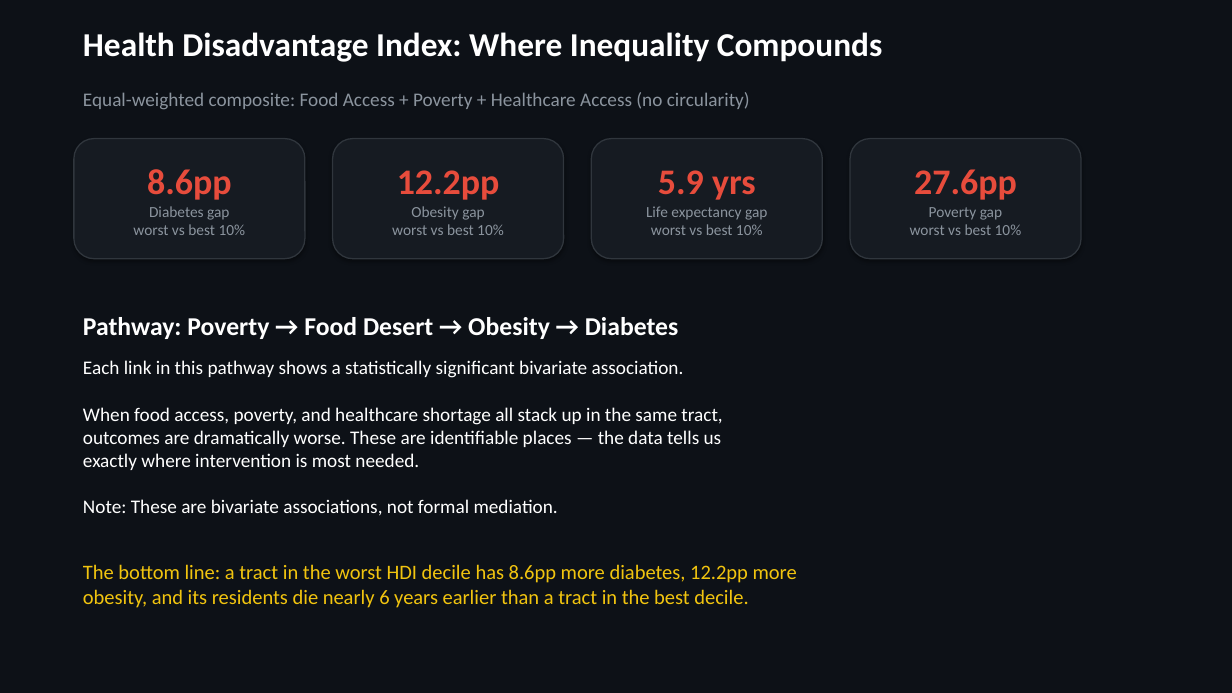
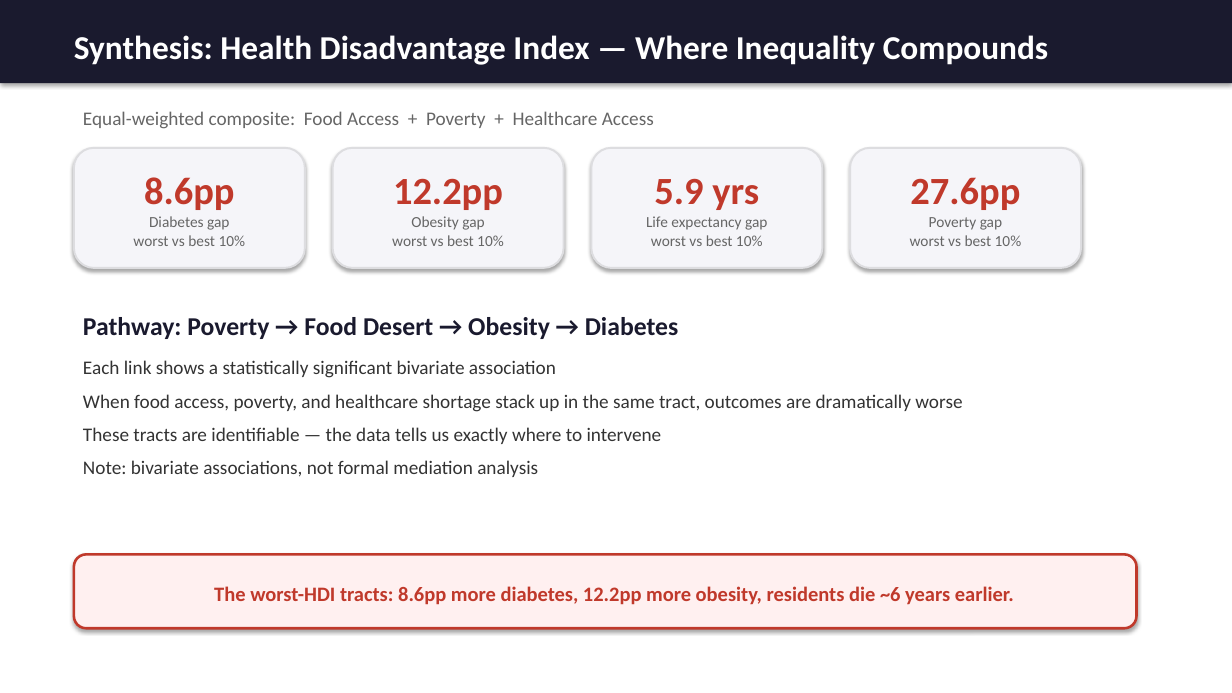
Before and after one commit to jimbo111/datathon-kims, a slide deck: slide 10 of submissions/2kim_health_slides.pptx. Drawn at 1232x693 pixels with LibreOffice and Linux fonts; fonts in the diff are those of the drawing. Boxes give left, top, right and bottom in pixels: in the first picture for what was removed or moved away, otherwise in the second. Text is boxed around its words. In the diff, an @@ line names an element or a change of style, - is before the commit and + after.

Commit message:
Update research question, sub-questions, and bright white slide theme

```diff
--- a/submissions/2kim_health_slides.pptx
+++ b/submissions/2kim_health_slides.pptx
@@ background #0D1117 to #FFFFFF @@
@@ rectangle "Synthesis: Health Disadvantage Index — ...": place and size @@
-rectangle "Synthesis: Health Disadvantage Index — ..." at <box>83,32,882,62</box>
+rectangle "Synthesis: Health Disadvantage Index — ..." at <box>0,0,1232,83</box>
@@ rectangle "Synthesis: Health Disadvantage Index — ..." at <box>0,0,1232,83</box>: vertical alignment top to middle; fill none to #1A1A2E; shadow on @@
@@ text in rectangle at <box>74,35,1048,65</box>: text changed @@
-Health Disadvantage Index: Where Inequality Compounds
+Synthesis: Health Disadvantage Index — Where Inequality Compounds
@@ text at <box>83,111,654,129</box>: text changed; text colour #8B949E to #666666 @@
-Equal-weighted composite: Food Access + Poverty + Healthcare Access (no circularity)
+Equal-weighted composite: Food Access + Poverty + Healthcare Access
@@ rounded rectangle "8.6pp" at <box>74,148,305,268</box>: size 28 to 30 pt, text colour #E74C3C to #C0392B in "8.6pp"; text colour #8B949E to #666666 in "Diabetes gap worst vs best 10%"; fill #161B22 to #F5F5F9; outline #30363D 1 pt to #DDDDE0 1.5 pt @@
@@ rounded rectangle "12.2pp" at <box>333,148,564,268</box>: size 28 to 30 pt, text colour #E74C3C to #C0392B in "12.2pp"; text colour #8B949E to #666666 in "Obesity gap worst vs best 10%"; fill #161B22 to #F5F5F9; outline #30363D 1 pt to #DDDDE0 1.5 pt @@
@@ rounded rectangle "5.9 yrs" at <box>592,148,823,268</box>: size 28 to 30 pt, text colour #E74C3C to #C0392B in "5.9 yrs"; text colour #8B949E to #666666 in "Life expectancy gap worst vs best 10%"; fill #161B22 to #F5F5F9; outline #30363D 1 pt to #DDDDE0 1.5 pt @@
@@ 4 rounded rectangles: place and size @@
-4 rounded rectangles at <box>74,139,1081,259</box>
+4 rounded rectangles at <box>74,148,1081,268</box>
@@ rounded rectangle "27.6pp" at <box>850,148,1081,268</box>: size 28 to 30 pt, text colour #E74C3C to #C0392B in "27.6pp"; text colour #8B949E to #666666 in "Poverty gap worst vs best 10%"; fill #161B22 to #F5F5F9; outline #30363D 1 pt to #DDDDE0 1.5 pt @@
@@ text "Pathway: Poverty → Food Desert ..." at <box>83,317,679,339</box>: text colour #FFFFFF to #1A1A2E @@
@@ text at <box>83,360,962,477</box>: text changed; text colour #FFFFFF to #333333 @@
-Each link in this pathway shows a statistically significant bivariate association.
-When food access, poverty, and healthcare shortage all stack up in the same tract,
-outcomes are dramatically worse. These are identifiable places — the data tells us
-exactly where intervention is most needed.
-Note: These are bivariate associations, not formal mediation.
+Each link shows a statistically significant bivariate association
+When food access, poverty, and healthcare shortage stack up in the same tract, outcomes are dramatically worse
+These tracts are identifiable — the data tells us exactly where to intervene
+Note: bivariate associations, not formal mediation analysis
@@ rounded rectangle "The worst-HDI tracts: 8.6pp more ...": place and size @@
-rounded rectangle "The worst-HDI tracts: 8.6pp more ..." at <box>83,564,797,608</box>
+rounded rectangle "The worst-HDI tracts: 8.6pp more ..." at <box>74,555,1137,628</box>
@@ rounded rectangle "The worst-HDI tracts: 8.6pp more ..." at <box>74,555,1137,628</box>: vertical alignment top to middle; fill none to #FFF0F0; outline none to #C0392B 2 pt; shadow on @@
@@ text in rounded rectangle at <box>214,586,1014,605</box>: text changed; text colour #F1C40F to #C0392B; bold on @@
-The bottom line: a tract in the worst HDI decile has 8.6pp more diabetes, 12.2pp more
-obesity, and its residents die nearly 6 years earlier than a tract in the best decile.
+The worst-HDI tracts: 8.6pp more diabetes, 12.2pp more obesity, residents die ~6 years earlier.
```
Also in this commit, not shown: 11 other slides changed, 1 slide added, 1 slide removed, 1 other file.
